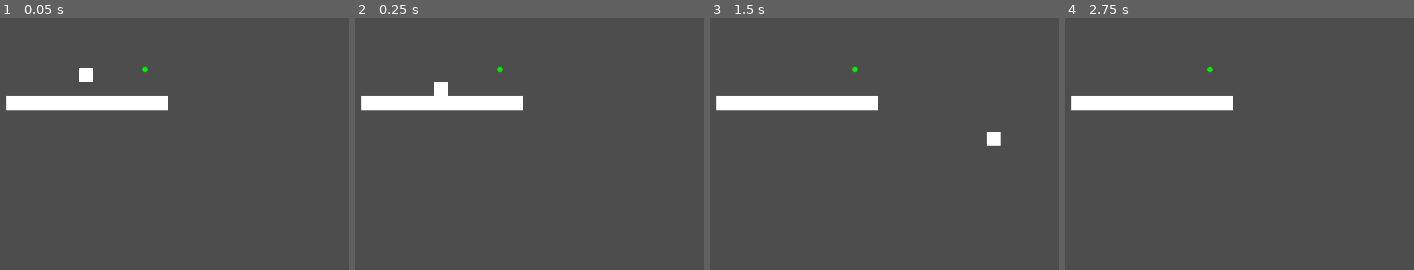
Above: before the commit, frames 1-4 (left to right).
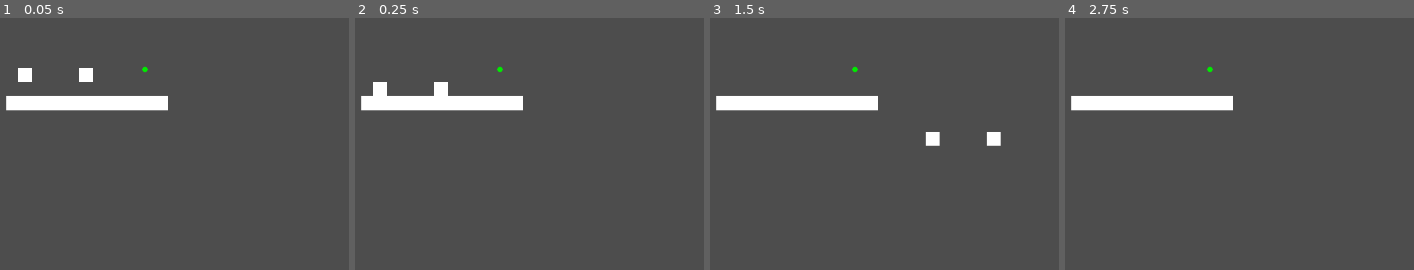
Above: after the commit, the same moments.

Repository: akmayer/BasicGodotGame
Game: Godot game, scene res://node_2d.tscn
The game is run twice, just before and just after one commit, with the same random seed, the same clock (stepped at 60 frames per second) and the same inputs.
Inputs:
- Up to frame 1 (0.05 s): no input
- Up to frame 2 (0.25 s): no input
- Up to frame 3 (1.5 s): tap Enter (ui_accept) at 0.5, 0.77 s; hold Right (ui_right) from 0.53 s (still down)
- Up to frame 4 (2.75 s): tap Enter (ui_accept) at 1.52 s; release Right (ui_right) at 2.03 s; hold Left (ui_left) from 2.03 s (still down)

The runs differ from the first frame. In frame 1, 0.2% of the frame differs, in the area x 5-10%, y 19-26%; in frame 2, 0.2%; in frame 3, 0.2%, in the area x 61-66%, y 45-51%; in frame 4, nothing differs.

Commit message:
Second Movable "Player"

Diff:
--- a/node_2d.tscn
+++ b/node_2d.tscn
@@ -42,6 +42,7 @@
 offset_top = -43.0
 offset_right = 5.0
 offset_bottom = -23.0
+metadata/_edit_use_anchors_ = true
 
 [node name="Camera2D" type="Camera2D" parent="."]
 
@@ -63,3 +64,18 @@
 size_flags_vertical = 4
 color = Color(0, 0.921569, 0, 1)
 metadata/_edit_use_anchors_ = true
+
+[node name="CharacterBody2D2" type="CharacterBody2D" parent="."]
+position = Vector2(-88, 0)
+script = ExtResource("1_j8pm2")
+
+[node name="CollisionShape2D" type="CollisionShape2D" parent="CharacterBody2D2"]
+position = Vector2(-5, -33)
+shape = SubResource("RectangleShape2D_7cfv3")
+
+[node name="ColorRect" type="ColorRect" parent="CharacterBody2D2"]
+offset_left = -15.0
+offset_top = -43.0
+offset_right = 5.0
+offset_bottom = -23.0
+metadata/_edit_use_anchors_ = true
--- a/project.godot
+++ b/project.godot
@@ -15,6 +15,11 @@
 config/features=PackedStringArray("4.2", "Mobile")
 config/icon="res://icon.svg"
 
+[editor]
+
+version_control/plugin_name="GitPlugin"
+version_control/autoload_on_startup=true
+
 [rendering]
 
 renderer/rendering_method="mobile"
Not shown, added: addons/godot-git-plugin/plugin.cfg
Not shown, added: addons/godot-git-plugin/LICENSE
Not shown, added: addons/godot-git-plugin/THIRDPARTY.md
Not shown, added: addons/godot-git-plugin/git_plugin.gdextension
Not shown, added: addons/godot-git-plugin/linux/libgit_plugin.linux.editor.x86_64.so
Not shown, added: addons/godot-git-plugin/macos/libgit_plugin.macos.editor.universal.dylib
Not shown, added: addons/godot-git-plugin/win64/libgit_plugin.windows.editor.x86_64.dll
Not shown, added: addons/godot-git-plugin/win64/libgit_plugin.windows.editor.x86_64.exp
Not shown, added: addons/godot-git-plugin/win64/libgit_plugin.windows.editor.x86_64.lib
Not shown, added: addons/godot-git-plugin/win64/~libgit_plugin.windows.editor.x86_64.dll
